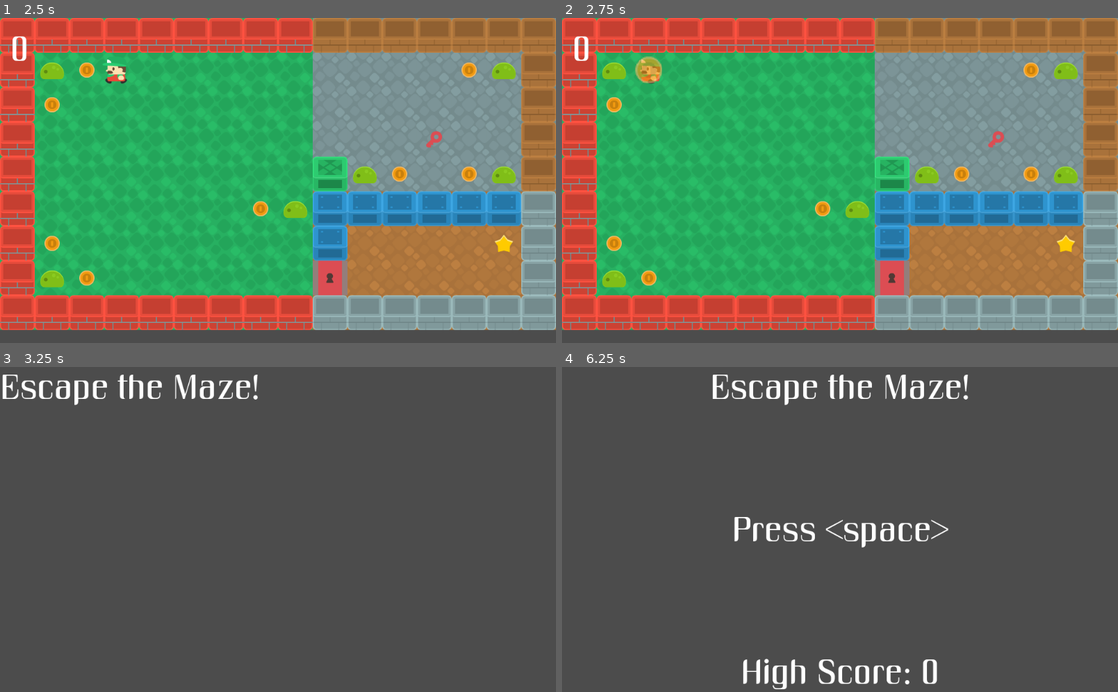
Above: before the commit, frames 1-4 (two rows, left to right).
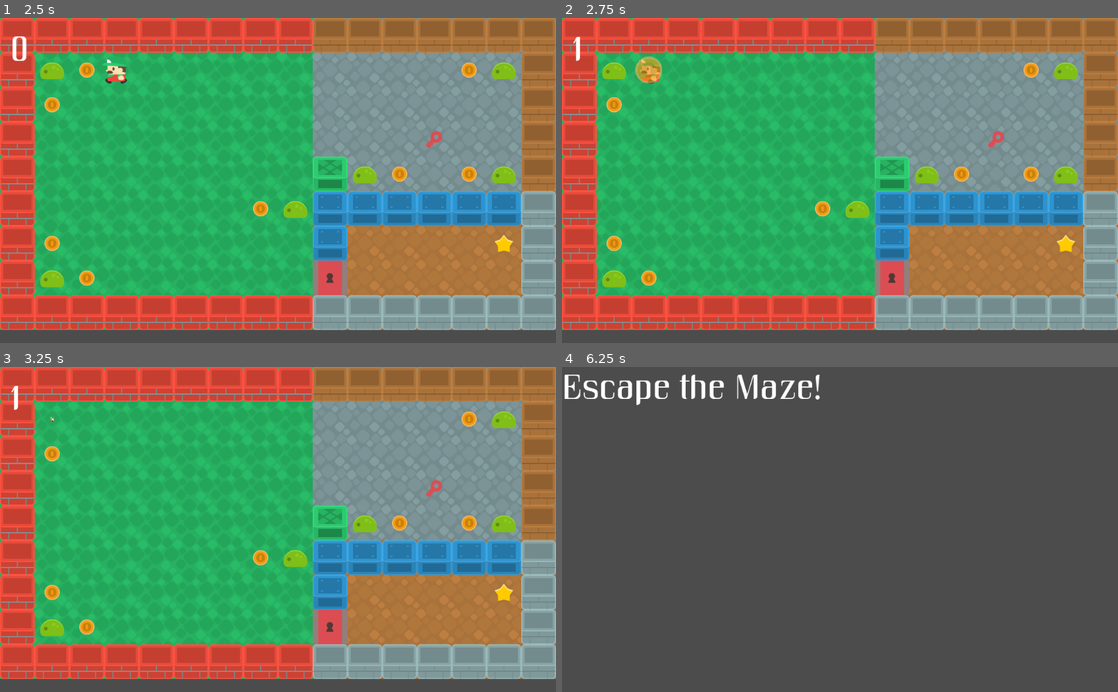
Above: after the commit, the same moments.

Repository: arch13b4ld/godot-game-engine-projects
Game: Godot game, scene res://levels/Level2.tscn
Two runs of this game, one before a commit and one after it. Both use one fixed random seed, a clock stepped at 60 frames per second and the inputs below. This scene is started directly instead of the project's main scene.
Inputs:
- Up to frame 1 (2.5 s): tap Enter at 0.5 s; hold W (up) 0.53-2.03 s; tap Space (ui_select) at 0.77, 1.52, 2 s; hold A (left) from 2.03 s (still down)
- Up to frame 2 (2.75 s): keep holding A (left)
- Up to frame 3 (3.25 s): keep holding A (left); tap Space (ui_select) at 3.02 s
- Up to frame 4 (6.25 s): release A (left) at 3.53 s; hold S (down) 3.53-4.28 s; tap Space (ui_select) at 3.77, 4.52, 5, 6.02 s; tap Enter at 4.25, 5.75 s; hold D (right) 4.28-5.03 s; hold W (up) 5.03-5.78 s; hold D (right) from 5.78 s (still down)

Frame 1 is identical in both runs. In frame 2, 0.1% of the frame differs, in the area x 2-5%, y 5-14%; in frame 3, 96%, in the area x 0-100%, y 0-97%; in frame 4, 4.1%.

Commit message:
Add audio tracks for Pickups, and Player

Diff:
--- a/03-escape-the-maze/characters/player/Player.gd
+++ b/03-escape-the-maze/characters/player/Player.gd
@@ -13,15 +13,17 @@
 		for dir in moves.keys():
 			if Input.is_action_pressed(dir):
 				if move(dir):
+					$Footsteps.play()
 					emit_signal("moved")
 
 func _on_Player_area_entered(area):
 	if area.is_in_group('enemies'):
 		area.hide()
 		set_process(false)
+		$Lose.play()
 		$CollisionShape2D.disabled = true
 		$AnimationPlayer.play("die")
-		yield($AnimationPlayer, "animation_finished")
+		yield($Lose, "finished")
 		emit_signal("dead")
 
 	if area.has_method('pickup'):
@@ -29,4 +31,7 @@
 		if area.type == 'KeyRed':
 			emit_signal("grabbed_key")
 		if area.type == 'Star':
+			$Win.play()
+			$CollisionShape2D.disabled = true
+			yield($Win, "finished")
 			emit_signal("win")
--- a/03-escape-the-maze/characters/player/Player.tscn
+++ b/03-escape-the-maze/characters/player/Player.tscn
@@ -1,8 +1,11 @@
-[gd_scene load_steps=6 format=2]
+[gd_scene load_steps=9 format=2]
 
 [ext_resource path="res://characters/Character.tscn" type="PackedScene" id=1]
 [ext_resource path="res://assets/player.png" type="Texture" id=2]
 [ext_resource path="res://characters/player/Player.gd" type="Script" id=3]
+[ext_resource path="res://assets/audio/footsteps.wav" type="AudioStream" id=4]
+[ext_resource path="res://assets/audio/win.ogg" type="AudioStream" id=5]
+[ext_resource path="res://assets/audio/lose.wav" type="AudioStream" id=6]
 
 [sub_resource type="Animation" id=1]
 resource_name = "die"
@@ -67,4 +70,14 @@
 limit_top = 0
 limit_right = 1024
 limit_bottom = 600
+
+[node name="Win" type="AudioStreamPlayer" parent="." index="9"]
+stream = ExtResource( 5 )
+
+[node name="Lose" type="AudioStreamPlayer" parent="." index="10"]
+stream = ExtResource( 6 )
+
+[node name="Footsteps" type="AudioStreamPlayer" parent="." index="11"]
+stream = ExtResource( 4 )
+volume_db = -30.0
 [connection signal="area_entered" from="." to="." method="_on_Player_area_entered"]
--- a/03-escape-the-maze/pickups/PickUp.gd
+++ b/03-escape-the-maze/pickups/PickUp.gd
@@ -24,7 +24,11 @@
 
 func pickup():
 	match type:
-		'coin':
+		'Coin':
 			emit_signal("coin_pickup", 1)
+			$ACoin.play()
+		'KeyRed':
+			$AKey.play()
+
 	$CollisionShape2D.disabled = true
 	$Tween.start()
--- a/03-escape-the-maze/pickups/PickUp.tscn
+++ b/03-escape-the-maze/pickups/PickUp.tscn
@@ -1,6 +1,8 @@
-[gd_scene load_steps=3 format=2]
+[gd_scene load_steps=5 format=2]
 
 [ext_resource path="res://pickups/PickUp.gd" type="Script" id=1]
+[ext_resource path="res://assets/audio/key_grabbed.ogg" type="AudioStream" id=2]
+[ext_resource path="res://assets/audio/coin_pickup.ogg" type="AudioStream" id=3]
 
 [sub_resource type="RectangleShape2D" id=1]
 extents = Vector2( 32, 32 )
@@ -19,4 +21,10 @@
 shape = SubResource( 1 )
 
 [node name="Tween" type="Tween" parent="."]
+
+[node name="ACoin" type="AudioStreamPlayer" parent="."]
+stream = ExtResource( 3 )
+
+[node name="AKey" type="AudioStreamPlayer" parent="."]
+stream = ExtResource( 2 )
 [connection signal="tween_completed" from="Tween" to="." method="_on_Tween_tween_completed"]
Not shown, added: 03-escape-the-maze/export_presets.cfg
